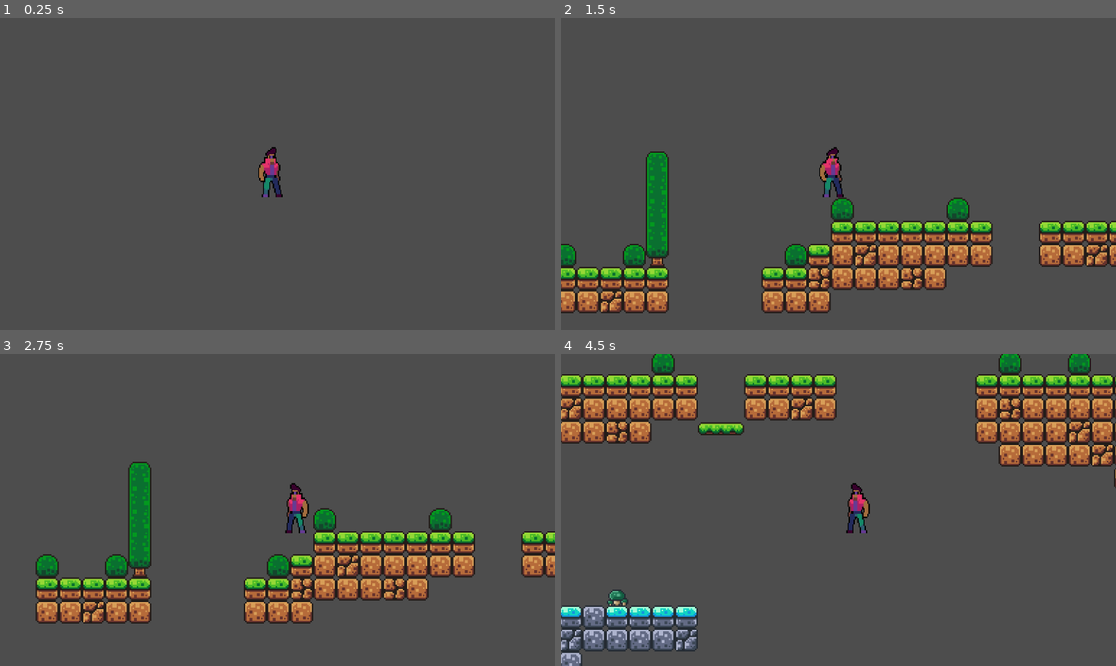
Above: before the commit, frames 1-4 (two rows, left to right).
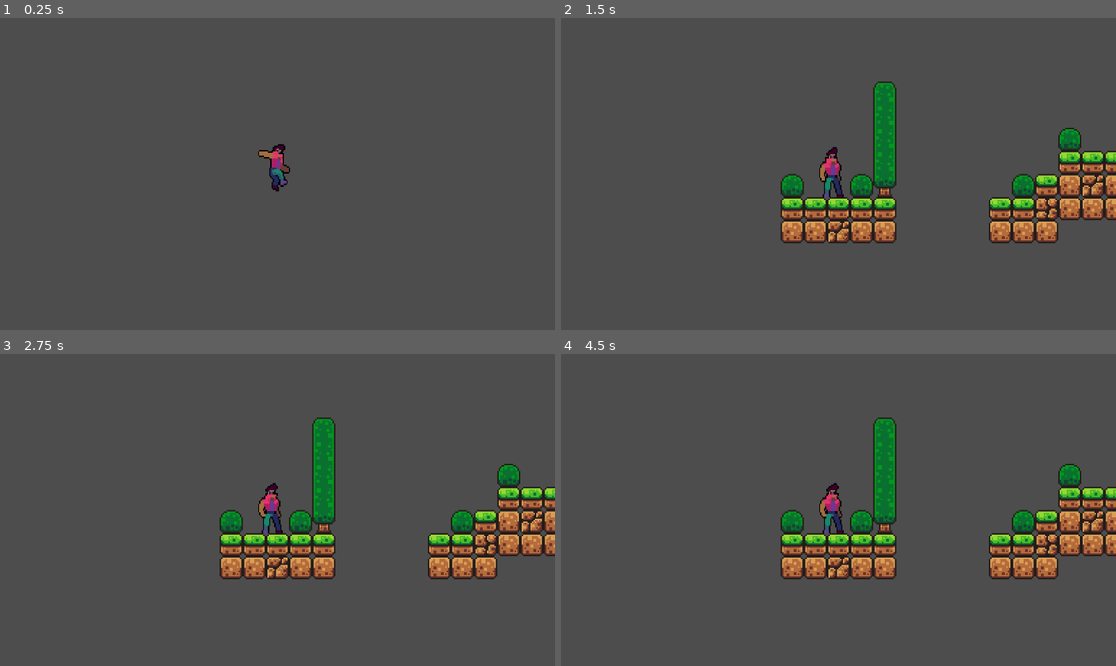
Above: after the commit, the same moments.

Repository: BBakeua/Hill-Runner
Game: Godot game, scene res://world.tscn
Same seed, same stepped clock (60 frames per second), same inputs: the game is played once before the commit and once after it. The project has no main scene, so this scene is started directly.
Inputs:
- Up to frame 1 (0.25 s): no input
- Up to frame 2 (1.5 s): tap Enter (ui_accept) at 0.5 s; hold Right (Move-right) from 0.53 s (still down); tap Space (Jump) at 0.6, 0.77, 1.07, 1.35 s
- Up to frame 3 (2.75 s): tap Space (Jump) at 1.52, 1.82, 2.1 s; release Right (Move-right) at 2.03 s; hold Left (Move-left) from 2.03 s (still down)
- Up to frame 4 (4.5 s): release Left (Move-left) at 2.78 s; hold Right (Move-right) 2.78-4.28 s; tap Space (Jump) at 2.85, 3.02, 3.32, 3.6, 3.77, 4.07, 4.35 s; hold Left (Move-left) from 4.28 s (still down)

The runs differ from the first frame. In frame 1, 0.6% of the frame differs, in the area x 46-53%, y 40-58%; in frame 2, 23%; in frame 3, 21%; in frame 4, 29%, in the area x 0-100%, y 0-100%.

Commit message:
Version testing 12435

Diff:
--- a/character_body_2d.gd
+++ b/character_body_2d.gd
@@ -1,36 +1,49 @@
 extends CharacterBody2D
 
+# Editable movement parameters
+@export var speed : float = 200.0
+@export var jump_velocity : float = -300.0
+@export var gravity : float = 980.0
 
-const SPEED = 200.0
-const JUMP_VELOCITY = -300.0
-
-# Get the gravity from the project settings to be synced with RigidBody nodes.
-var gravity = ProjectSettings.get_setting("physics/2d/default_gravity")
-
+# Animation node reference
 @onready var animated_sprite = $AnimatedSprite2D
 
+# State variables
+var is_jumping : bool = false
+
 func _physics_process(delta):
-	# Add the gravity.
+	# Apply gravity
+	velocity.y += gravity * delta
+
+	# Horizontal movement
+	var input_direction = Input.get_axis("move_left", "move_right")
+	velocity.x = input_direction * speed
+
+	# Jump
+	if Input.is_action_just_pressed("jump") and is_on_floor():
+		velocity.y = jump_velocity
+		is_jumping = true
+
+	# Update animation
+	update_animation(input_direction)
+
+	# Move the character
+	move_and_slide()
+
+	# Reset jump state if on floor
+	if is_on_floor():
+		is_jumping = false
+
+func update_animation(input_direction):
 	if not is_on_floor():
-		velocity.y += gravity * delta
+		animated_sprite.play("Jump")
+	elif input_direction != 0:
+		animated_sprite.play("Run")
+		animated_sprite.flip_h = input_direction < 0
+	else:
+		animated_sprite.play("Idle")
 
-	# Handle jump.
-	if Input.is_action_just_pressed("Jump") and is_on_floor():
-		velocity.y = JUMP_VELOCITY
-
-	# Get the input direction: -1, 0, 1
-	var direction = Input.get_axis("Move-left", "Move-right")
-
-	# Flip the sprite
-	if direction > 0:
-		animated_sprite.flip_h = false
-	elif direction < 0:
-		animated_sprite.flip_h = true
-
-	# Apply movement
-	if direction:
-		velocity.x = direction * SPEED
-	else:
-		velocity.x = move_toward(velocity.x, 0, SPEED)
-
-	move_and_slide()
+# Input map setup (set these in Project Settings > Input Map)
+# - "move_left": A/left arrow
+# - "move_right": D/right arrow
+# - "jump": Spacebar
--- a/character_body_2d.tscn
+++ b/character_body_2d.tscn
@@ -1,8 +1,7 @@
-[gd_scene load_steps=31 format=3 uid="uid://dla2eno4o4wwf"]
+[gd_scene load_steps=28 format=3 uid="uid://dla2eno4o4wwf"]
 
 [ext_resource type="Texture2D" uid="uid://xyxp83tccap2" path="res://craftpix-net-856554-free-3-cyberpunk-characters-pixel-art (1)/1 Biker/Biker_death.png" id="1_hyuxp"]
 [ext_resource type="Script" path="res://character_body_2d.gd" id="1_qjnsc"]
-[ext_resource type="Texture2D" uid="uid://ce6a0ojas1x0c" path="res://craftpix-net-856554-free-3-cyberpunk-characters-pixel-art (1)/1 Biker/Biker_hurt.png" id="2_auo75"]
 [ext_resource type="Texture2D" uid="uid://dggsp8dqx5w3j" path="res://craftpix-net-856554-free-3-cyberpunk-characters-pixel-art (1)/1 Biker/Biker_idle.png" id="3_uj05g"]
 [ext_resource type="Texture2D" uid="uid://dffoxkrg3jxs0" path="res://craftpix-net-856554-free-3-cyberpunk-characters-pixel-art (1)/1 Biker/Biker_jump.png" id="4_80b0l"]
 [ext_resource type="Texture2D" uid="uid://dhrwu6xwxahud" path="res://craftpix-net-856554-free-3-cyberpunk-characters-pixel-art (1)/1 Biker/Biker_run.png" id="5_nunsl"]
@@ -30,14 +29,6 @@
 [sub_resource type="AtlasTexture" id="AtlasTexture_wtskk"]
 atlas = ExtResource("1_hyuxp")
 region = Rect2(240, 0, 48, 48)
-
-[sub_resource type="AtlasTexture" id="AtlasTexture_b0g1m"]
-atlas = ExtResource("2_auo75")
-region = Rect2(0, 0, 48, 48)
-
-[sub_resource type="AtlasTexture" id="AtlasTexture_3eew8"]
-atlas = ExtResource("2_auo75")
-region = Rect2(48, 0, 48, 48)
 
 [sub_resource type="AtlasTexture" id="AtlasTexture_xg62s"]
 atlas = ExtResource("3_uj05g")
@@ -122,17 +113,6 @@
 }, {
 "frames": [{
 "duration": 1.0,
-"texture": SubResource("AtlasTexture_b0g1m")
-}, {
-"duration": 1.0,
-"texture": SubResource("AtlasTexture_3eew8")
-}],
-"loop": true,
-"name": &"Hurt",
-"speed": 3.0
-}, {
-"frames": [{
-"duration": 1.0,
 "texture": SubResource("AtlasTexture_xg62s")
 }, {
 "duration": 1.0,
@@ -187,11 +167,6 @@
 "loop": true,
 "name": &"Run",
 "speed": 10.0
-}, {
-"frames": [],
-"loop": true,
-"name": &"default",
-"speed": 5.0
 }]
 
 [sub_resource type="RectangleShape2D" id="RectangleShape2D_ruy2r"]
@@ -205,7 +180,7 @@
 position = Vector2(39.9583, -12.6458)
 scale = Vector2(0.854167, 1.02083)
 sprite_frames = SubResource("SpriteFrames_fkitg")
-animation = &"Run"
+animation = &"Death"
 autoplay = "Idle"
 offset = Vector2(-38, 7)
 
--- a/world.tscn
+++ b/world.tscn
@@ -46,7 +46,7 @@
 9:0/0 = 0
 9:0/0/physics_layer_0/linear_velocity = Vector2(0, 0)
 9:0/0/physics_layer_0/angular_velocity = 0.0
-9:0/0/physics_layer_0/polygon_0/points = PackedVector2Array(-8, -8, 8, -5.5, 8, -0.25, -8, -2.25)
+9:0/0/physics_layer_0/polygon_0/points = PackedVector2Array(-8, -8, 8, -5.625, 8, -0.125, -8, -1.625)
 10:0/0 = 0
 10:0/0/physics_layer_0/linear_velocity = Vector2(0, 0)
 10:0/0/physics_layer_0/angular_velocity = 0.0
@@ -54,7 +54,7 @@
 11:0/0 = 0
 11:0/0/physics_layer_0/linear_velocity = Vector2(0, 0)
 11:0/0/physics_layer_0/angular_velocity = 0.0
-11:0/0/physics_layer_0/polygon_0/points = PackedVector2Array(-8, -5.625, 8, -8, 8, -2.125, -8, -0.125)
+11:0/0/physics_layer_0/polygon_0/points = PackedVector2Array(-8, -5.48008, 8, -8, 8, -2.375, -8, -0.0883884)
 0:1/0 = 0
 0:1/0/physics_layer_0/linear_velocity = Vector2(0, 0)
 0:1/0/physics_layer_0/angular_velocity = 0.0
